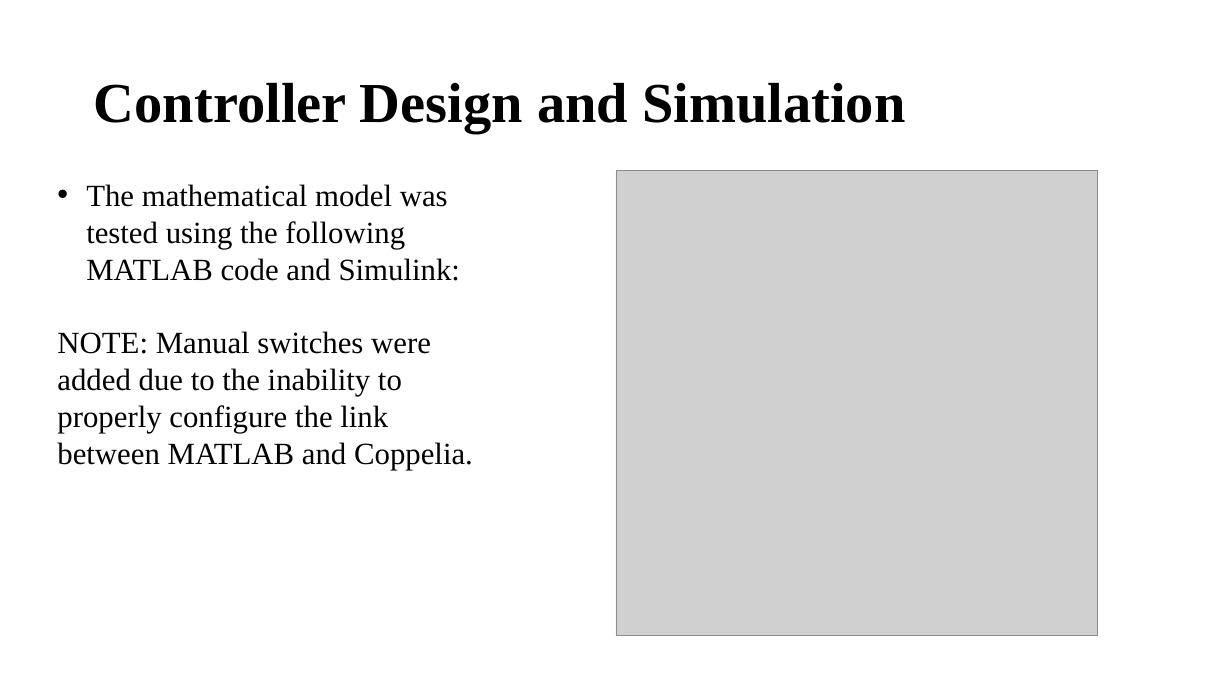
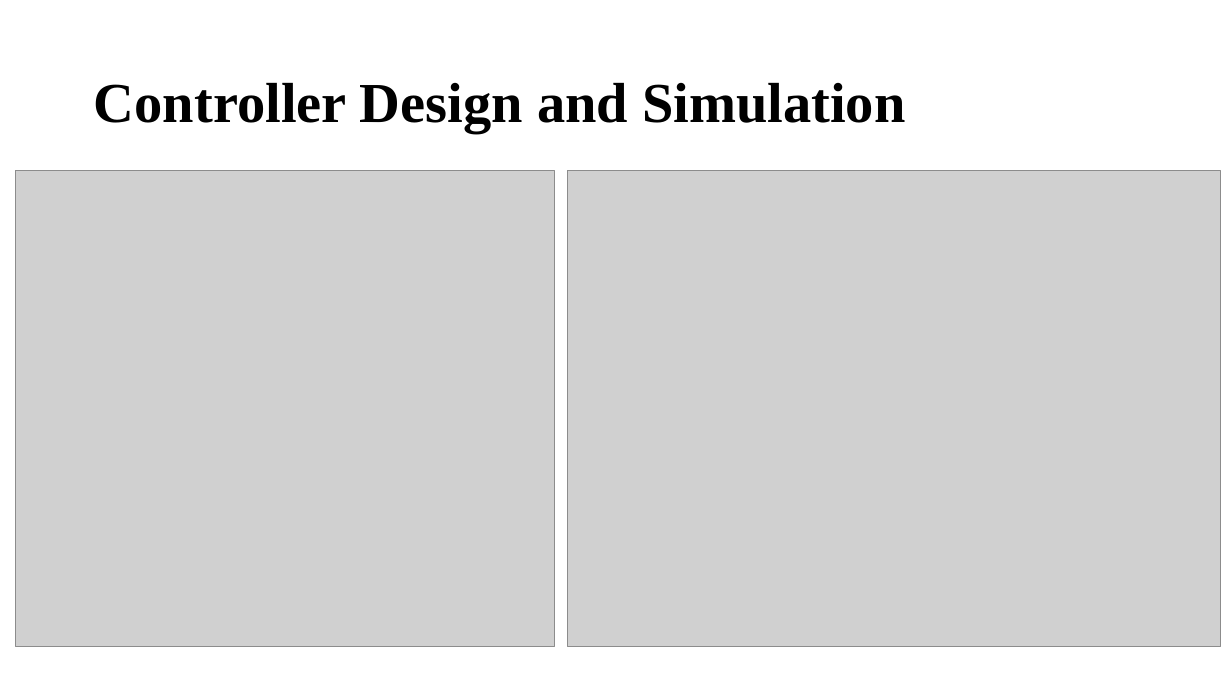
Before and after one commit to RBrewerChico/Ball-On-Plate, a slide deck: slide 6 of Ball On Plate Presentation.pptx. Drawn at 1232x693 pixels with LibreOffice and Linux fonts; fonts in the diff are those of the drawing; grey boxes stand for pictures. Boxes give left, top, right and bottom in pixels: in the first picture for what was removed or moved away, otherwise in the second. Text is boxed around its words. In the diff, an @@ line names an element or a change of style, - is before the commit and + after.

```diff
--- a/Ball On Plate Presentation.pptx
+++ b/Ball On Plate Presentation.pptx
@@ picture added at (x1=16, y1=171, x2=555, y2=647) @@
@@ picture resized from (x1=616, y1=171, x2=1098, y2=635) to (x1=567, y1=171, x2=1221, y2=647) @@
@@ text removed at (x1=57, y1=184, x2=473, y2=470) @@
-• The mathematical model was tested using the following MATLAB code and Simulink:
-NOTE: Manual switches were added due to the inability to properly configure the link between MATLAB and Coppelia.
```
Also in this commit, not shown: 3 other slides changed, 2 slides added.
